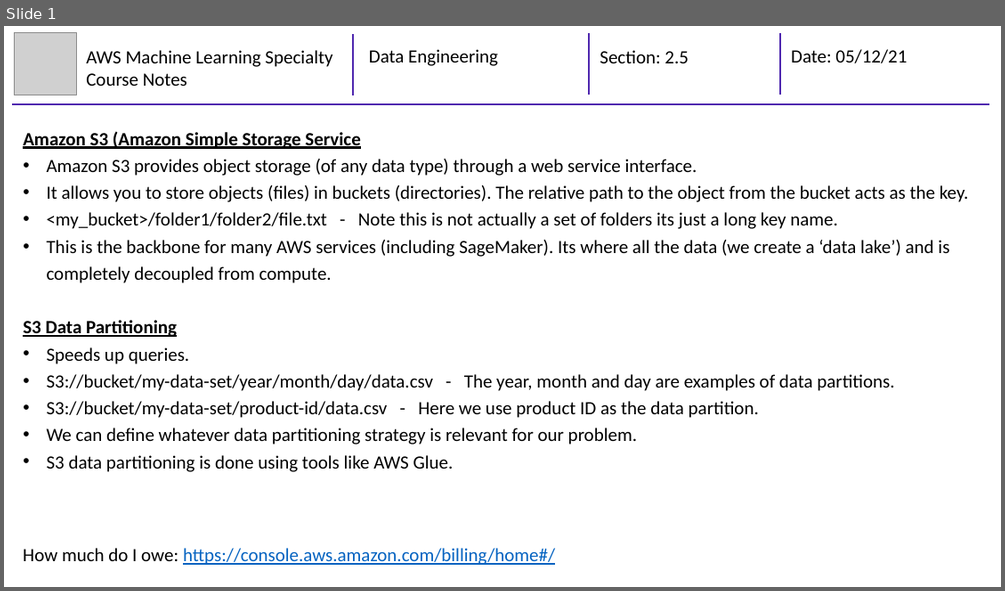
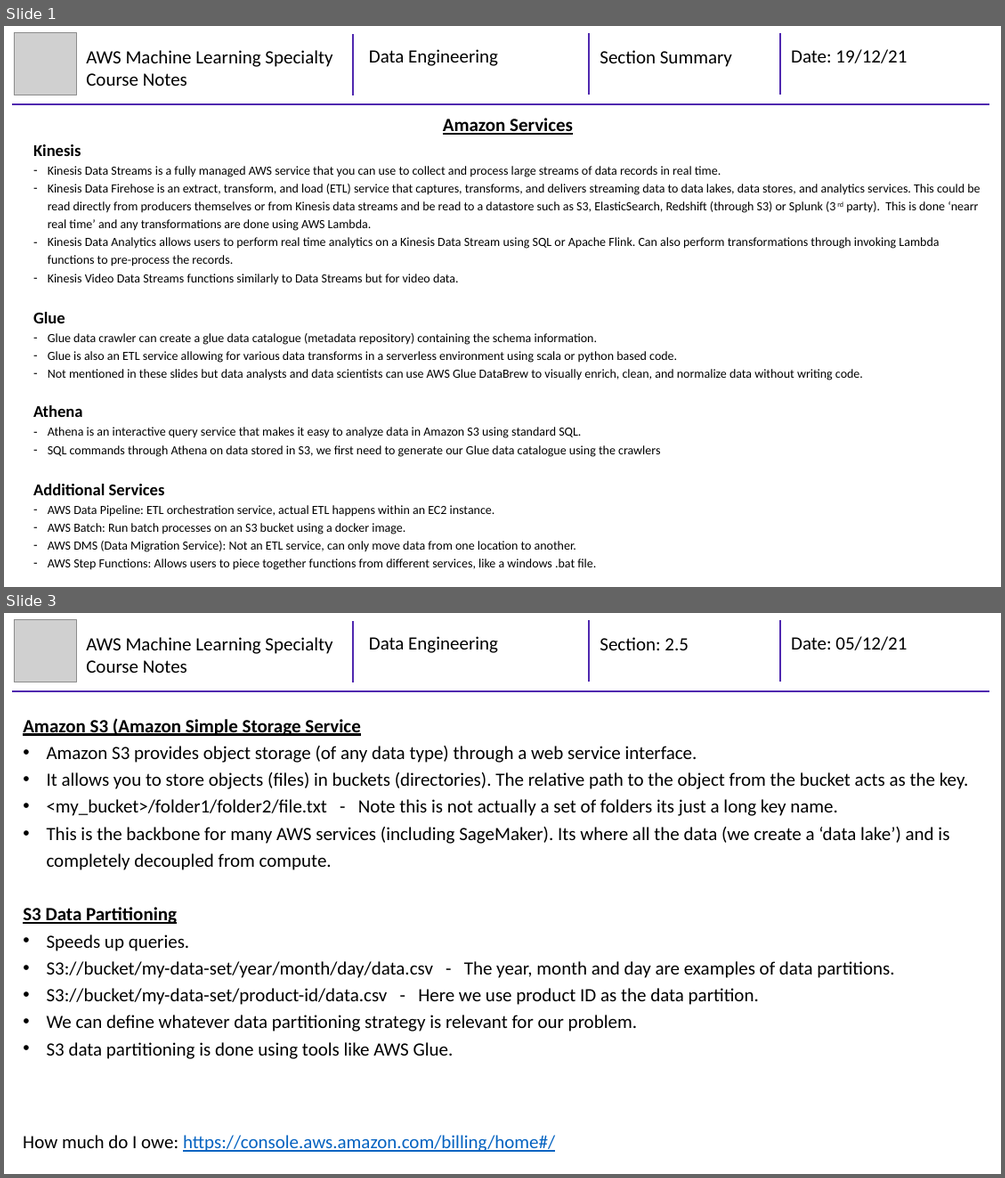
Before and after one commit to mhaythornthwaite/Testing_ML_Algorithms, a slide deck: AWS Machine Learning Specialty/Course Notes/2_MJH_Data_Engineering_Course_Notes.pptx. Shown one above the other, each under a label of ours: slide 1 before the commit, slides 1 and 3 after it; the slides between them are not shown. The pictures are 1005x591 and 1005x1178 pixels, drawn with LibreOffice and Linux fonts; fonts in the diff are those of the drawing; grey boxes stand for pictures. Boxes give left, top, right and bottom in pixels: in the first picture for what was removed or moved away, otherwise in the second. Text is boxed around its words. In the diff, an @@ line names an element or a change of style, - is before the commit and + after.

Commit message:
AWS ML - Section 2 Summary

```diff
--- a/AWS Machine Learning Specialty/Course Notes/2_MJH_Data_Engineering_Course_Notes.pptx
+++ b/AWS Machine Learning Specialty/Course Notes/2_MJH_Data_Engineering_Course_Notes.pptx
@@ slide 1 added at (4,26,1001,587), background #FFFFFF @@
@@ group added at (12,33,989,104): 4 lines, 4 texts, 1 picture @@
+AWS Machine Learning Specialty Course Notes
+Data Engineering
+Section Summary
+Date: 19/12/21
@@ text added at (33,118,979,570), 12 pt, text #000000 @@
+Amazon Services
+Kinesis
+– Kinesis Data Streams is a fully managed AWS service that you can use to collect and process large streams of data records in real time.
+– Kinesis Data Firehose is an extract, transform, and load (ETL) service that captures, transforms, and delivers streaming data to data lakes, data stores, and analytics services. This could be read directly from producers themselves or from Kinesis data streams and be read to a datastore such as S3, ElasticSearch, Redshift (through S3) or Splunk (3rd party). This is done ‘nearr real time’ and any transformations are done using AWS Lambda.
+– Kinesis Data Analytics allows users to perform real time analytics on a Kinesis Data Stream using SQL or Apache Flink. Can also perform transformations through invoking Lambda functions to pre-process the records.
+– Kinesis Video Data Streams functions similarly to Data Streams but for video data.
+Glue
+– Glue data crawler can create a glue data catalogue (metadata repository) containing the schema information.
+– Glue is also an ETL service allowing for various data transforms in a serverless environment using scala or python based code.
+– Not mentioned in these slides but data analysts and data scientists can use AWS Glue DataBrew to visually enrich, clean, and normalize data without writing code.
+Athena
+– Athena is an interactive query service that makes it easy to analyze data in Amazon S3 using standard SQL.
+– SQL commands through Athena on data stored in S3, we first need to generate our Glue data catalogue using the crawlers
+Additional Services
+– AWS Data Pipeline: ETL orchestration service, actual ETL happens within an EC2 instance.
+– AWS Batch: Run batch processes on an S3 bucket using a docker image.
+– AWS DMS (Data Migration Service): Not an ETL service, can only move data from one location to another.
+– AWS Step Functions: Allows users to piece together functions from different services, like a windows .bat file.
@@ what was slide 1 is now slide 3 @@
```
Also in this commit, not shown: 10 slides changed, 3 other slides added.
